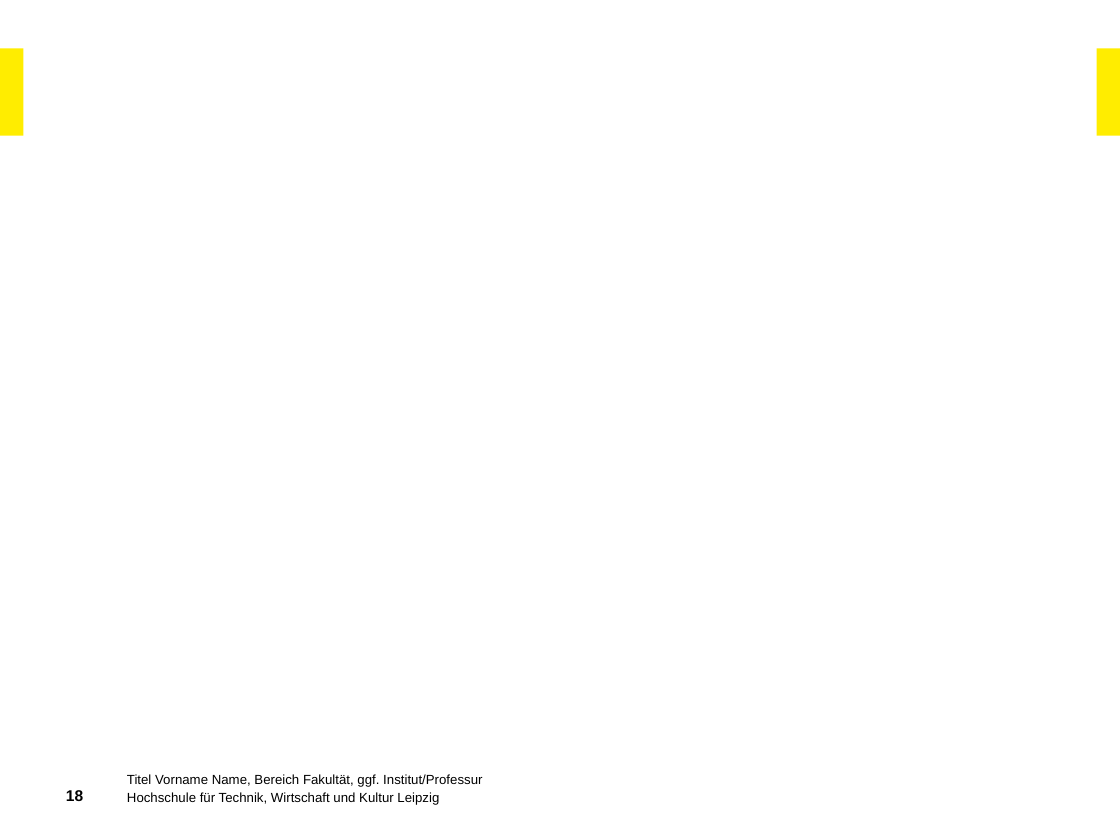
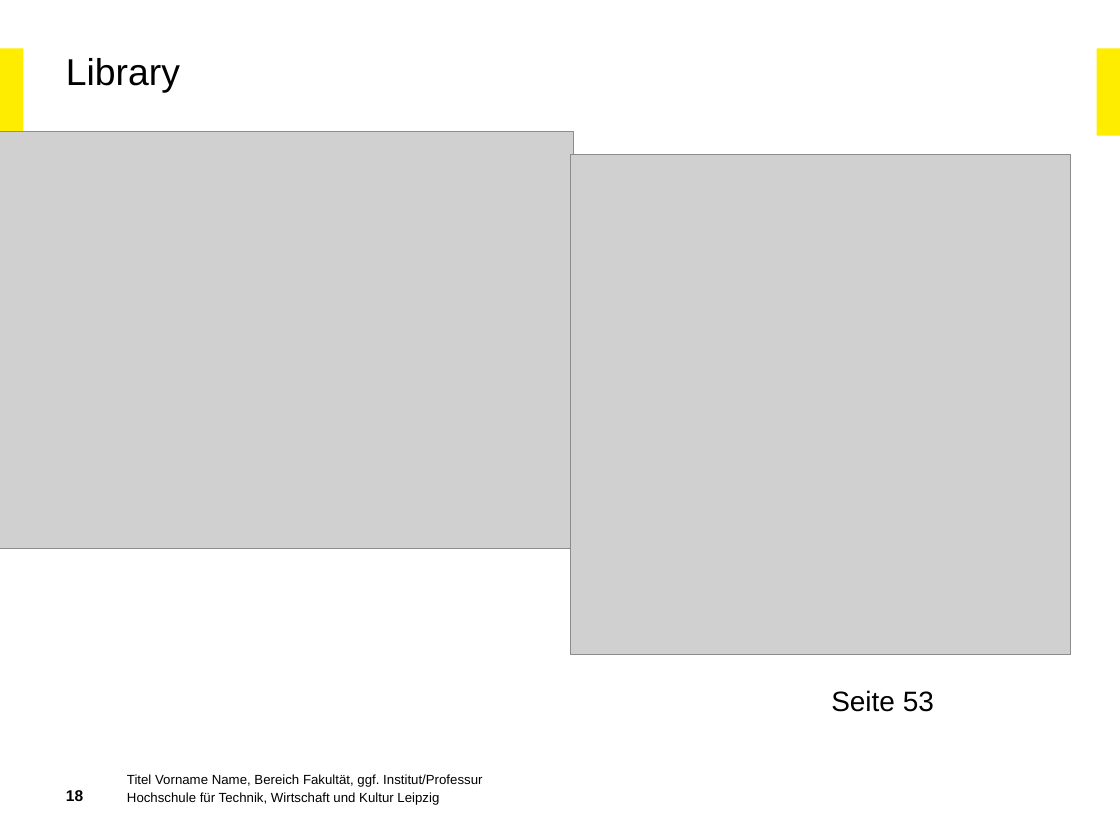
Before and after one commit to IvanAgibalov97/Praxisbericht, a slide deck: slide 18 of Architektur eines OCPP-Servers.pptx. Drawn at 1120x840 pixels with LibreOffice and Linux fonts; fonts in the diff are those of the drawing; grey boxes stand for pictures; background and template pictures are left out. Boxes give left, top, right and bottom in pixels: in the first picture for what was removed or moved away, otherwise in the second. Text is boxed around its words. In the diff, an @@ line names an element or a change of style, - is before the commit and + after.

```diff
--- a/Architektur eines OCPP-Servers.pptx
+++ b/Architektur eines OCPP-Servers.pptx
@@ title added at <box>66,58,180,93</box>, 24 pt, text #000000 @@
+Library
@@ picture added at <box>0,132,572,549</box> @@
@@ picture added at <box>570,155,1070,654</box> @@
@@ text added at <box>831,690,934,712</box>, 18 pt, text #000000 @@
+Seite 53
```
Also in this commit, not shown: 15 other slides changed, 2 slides added, 1 slide removed.
